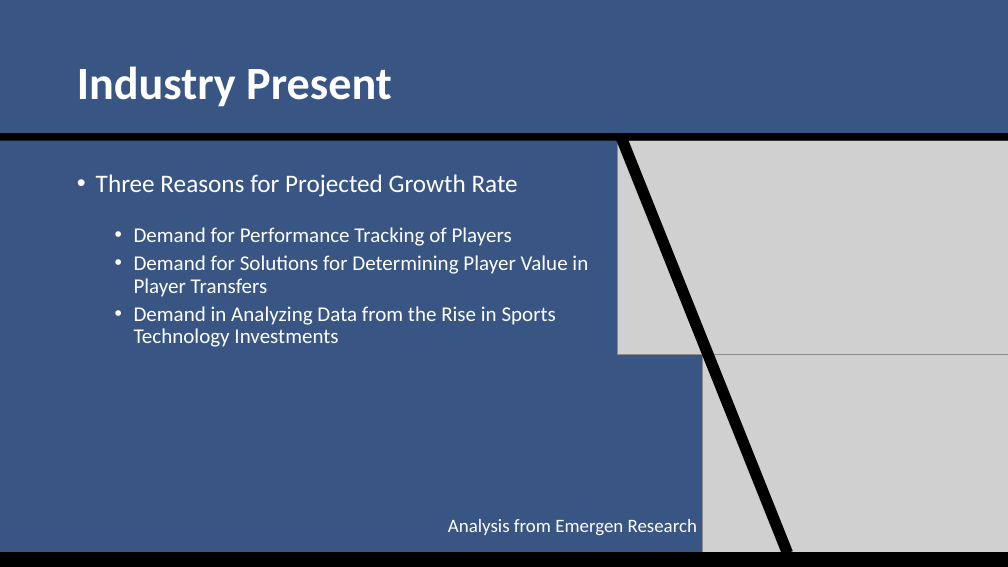
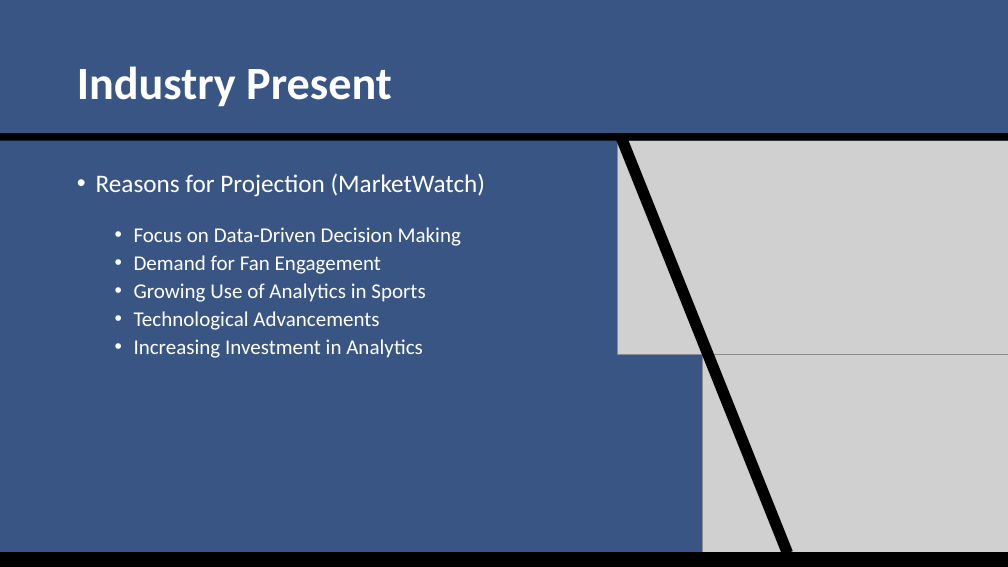
Before and after one commit to SuperMarioGiacomazzo/STOR538_WEBSITE, a slide deck: slide 8 of Slides/Sports Analytics 3/Sports_Analytics_3_Lecture.pptx. Drawn at 1008x567 pixels with LibreOffice and Linux fonts; fonts in the diff are those of the drawing; grey boxes stand for pictures. Boxes give left, top, right and bottom in pixels: in the first picture for what was removed or moved away, otherwise in the second. Text is boxed around its words. In the diff, an @@ line names an element or a change of style, - is before the commit and + after.

```diff
--- a/Slides/Sports Analytics 3/Sports_Analytics_3_Lecture.pptx
+++ b/Slides/Sports Analytics 3/Sports_Analytics_3_Lecture.pptx
@@ text at (96, 173, 486, 358): text changed @@
-• Three Reasons for Projected Growth Rate
-  • Demand for Performance Tracking of Players
-  • Demand for Solutions for Determining Player Value in Player Transfers
-  • Demand in Analyzing Data from the Rise in Sports Technology Investments
+• Reasons for Projection (MarketWatch)
+  • Focus on Data-Driven Decision Making
+  • Demand for Fan Engagement
+  • Growing Use of Analytics in Sports
+  • Technological Advancements
+  • Increasing Investment in Analytics
@@ text removed at (448, 519, 697, 536) @@
-Analysis from Emergen Research
```
Also in this commit, not shown: 7 other slides changed, 2 slides added, 3 other files.
